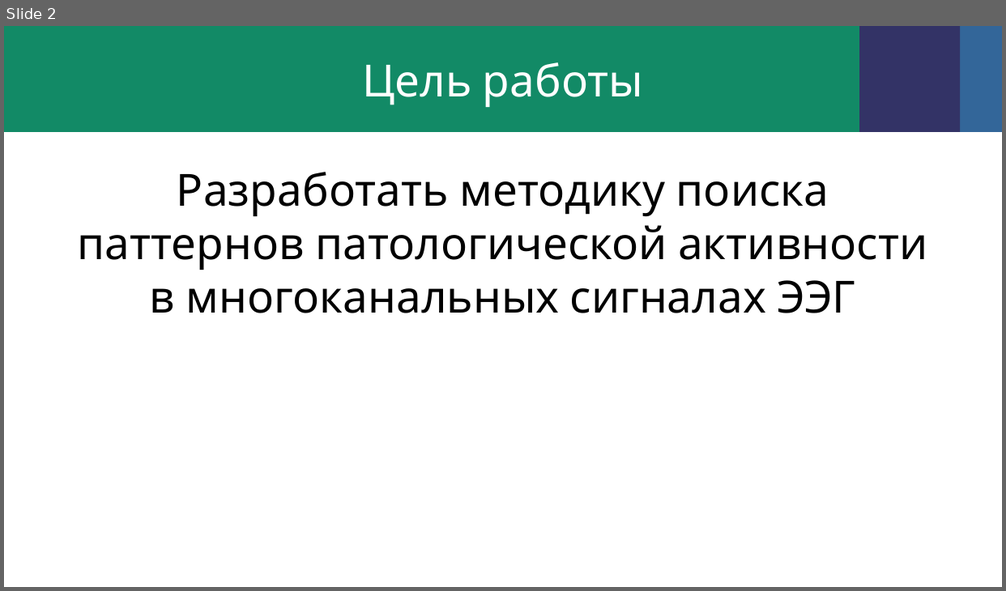
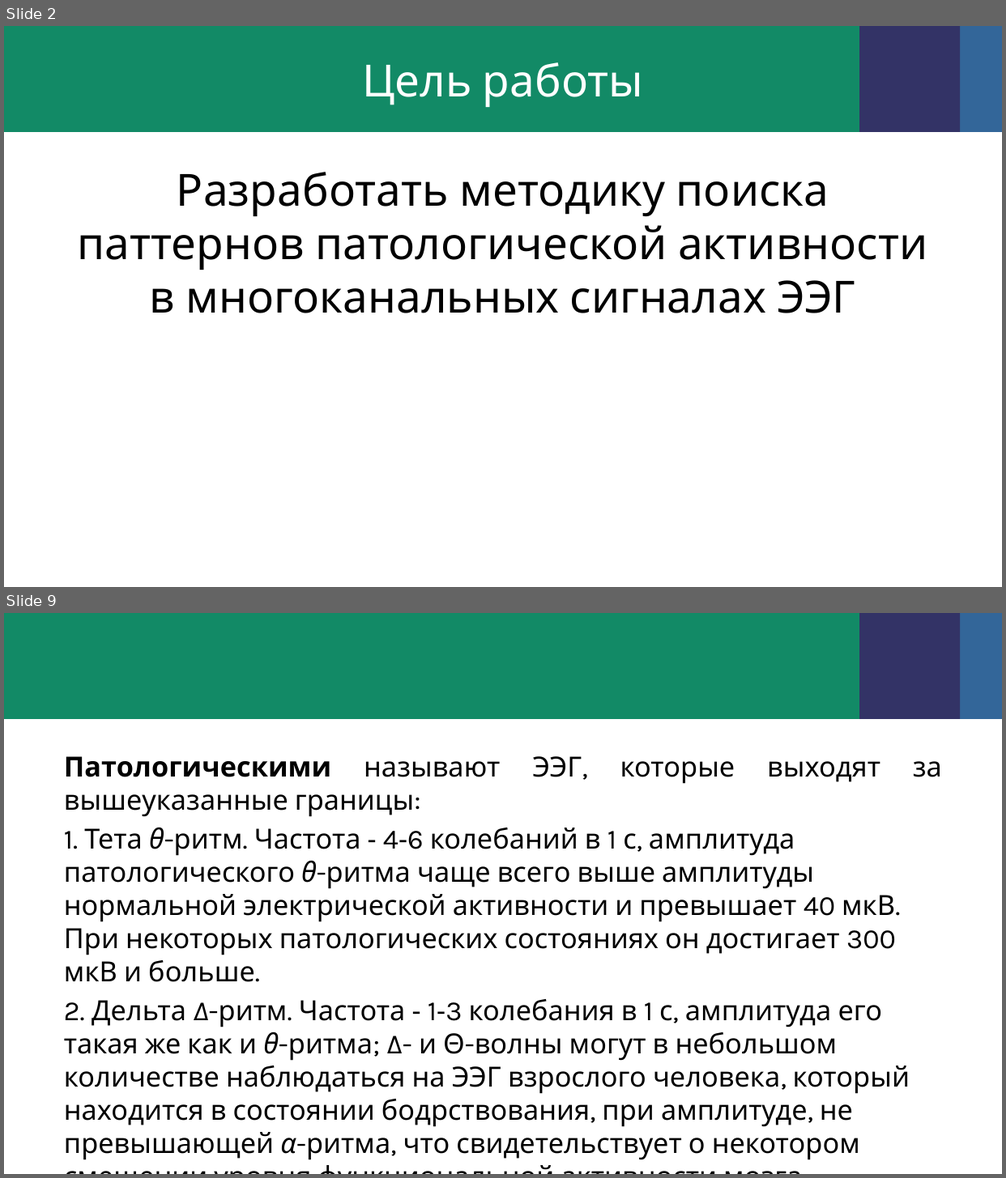
Before and after one commit to dina586/essay_eng, a slide deck: презентация.pptx. Shown one above the other, each under a label of ours: slide 2 before the commit, slides 2 and 9 after it; the slides between them are not shown. The pictures are 1006x591 and 1006x1178 pixels, drawn with LibreOffice and Linux fonts; fonts in the diff are those of the drawing; background and template pictures are left out. Boxes give left, top, right and bottom in pixels: in the first picture for what was removed or moved away, otherwise in the second. Text is boxed around its words. In the diff, an @@ line names an element or a change of style, - is before the commit and + after.

```diff
--- a/презентация.pptx
+++ b/презентация.pptx
@@ slide 9 added at [4,613,1002,1174], background picture (left out); not listed: 3 template elements that a slide beside it also shows @@
@@ text added at [64,756,942,1161], 20 pt, text #000000 @@
+Патологическими называют ЭЭГ, которые выходят за вышеуказанные границы:
+1. Тета θ-ритм. Частота ‑ 4‑6 колебаний в 1 с, амплитуда патологического θ-ритма чаще всего выше амплитуды нормальной электрической активности и превышает 40 мкВ. При некоторых патологических состояниях он достигает 300 мкВ и больше.
+2. Дельта Δ-ритм. Частота ‑ 1‑3 колебания в 1 с, амплитуда его такая же как и θ-ритма; Δ- и Θ-волны могут в небольшом количестве наблюдаться на ЭЭГ взрослого человека, который находится в состоянии бодрствования, при амплитуде, не превышающей α-ритма, что свидетельствует о некотором смещении уровня функциональной активности мозга.
```
Also in this commit, not shown: 2 slides changed, 12 other slides added, 2 slides removed, 21 other files.
